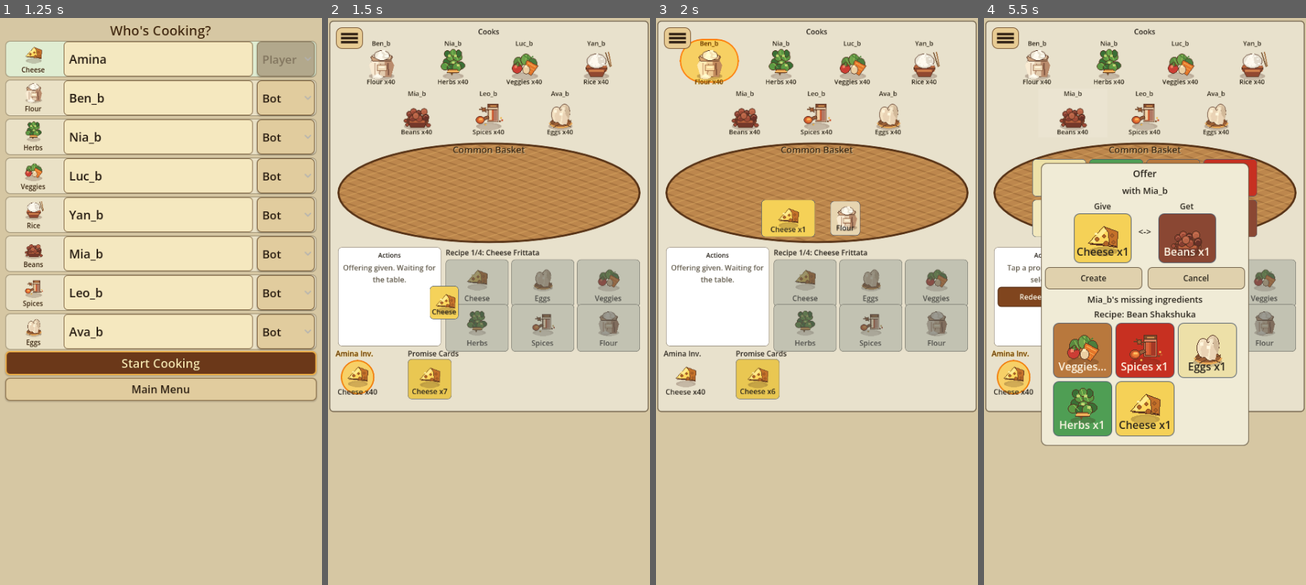
Above: before the commit, frames 1-4 (left to right).
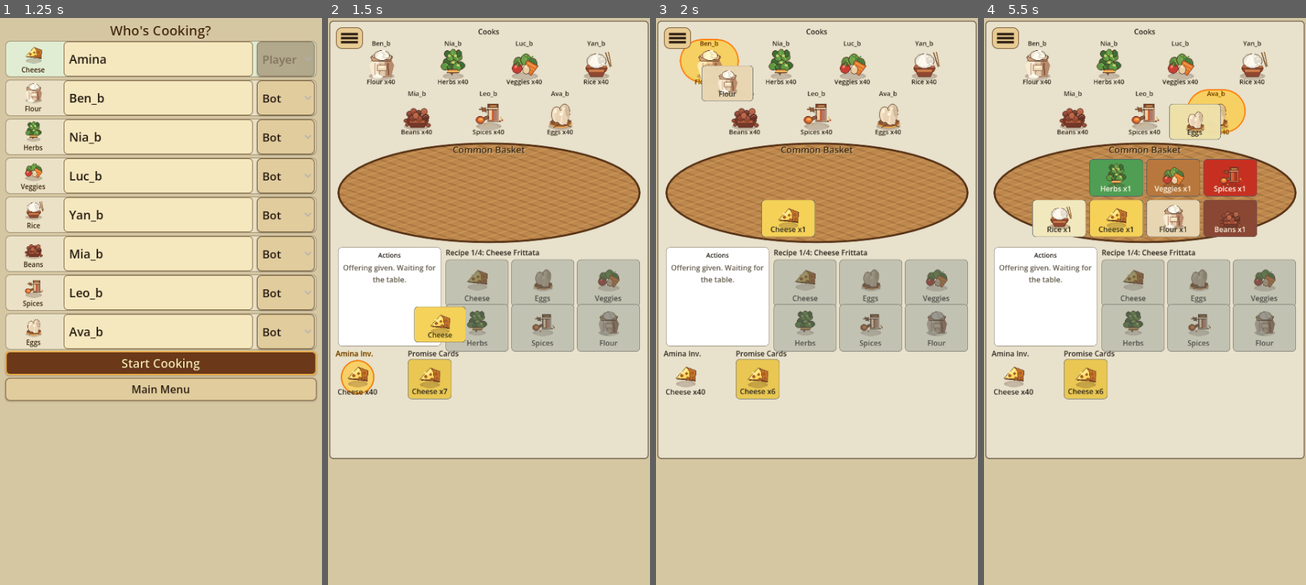
Above: after the commit, the same moments.

Repository: grassrootseconomics/recipes
Game: Godot game, scene res://scenes/main.tscn
The game is run twice, just before and just after one commit, with the same random seed, the same clock (stepped at 60 frames per second) and the same inputs.
Inputs:
- Up to frame 1 (1.25 s): click "Offline" at 0.5 s
- Up to frame 2 (1.5 s): click "Start Cooking" at 1.25 s
- Up to frame 3 (2 s): no input
- Up to frame 4 (5.5 s): click "Ben_b" at 2 s; click "Nia_b" at 2.75 s; click "Luc_b" at 3.5 s; click "Yan_b" at 4.25 s; click "Mia_b" at 5 s

Frame 1 is identical in both runs. In frame 2, 9.7% of the frame differs, in the area x 0-100%, y 47-78%; in frame 3, 9.9%; in frame 4, 34%, in the area x 0-100%, y 12-78%.

Commit message:
visual animation

Diff:
--- a/client/scripts/table_visual.gd
+++ b/client/scripts/table_visual.gd
@@ -18,6 +18,7 @@
 # [5] [1] [2] [6]
 const BASKET_CENTER_OUT_SLOTS := [5, 6, 1, 2, 4, 7, 3, 0]
 const TABLE_CONTENT_WIDTH := 680
+const TABLE_CONTENT_HEIGHT := 960
 const BASKET_BACKDROP_SIZE := Vector2(668, 230)
 const BASKET_SLOT_SIZE := Vector2(118, 82)
 const BASKET_GRID_GAP := 7
@@ -26,22 +27,22 @@
 const RECIPE_GRID_GAP := 6
 const RECIPE_GRID_SIZE := Vector2(RECIPE_SLOT_SIZE.x * 3.0 + RECIPE_GRID_GAP * 2.0, RECIPE_SLOT_SIZE.y * 2.0 + RECIPE_GRID_GAP)
 const COOK_TILE_SIZE := Vector2(152, 108)
-const CARD_TILE_FADE_IN_SECONDS := 0.06
-const CARD_TILE_MOVE_SECONDS := 0.22
-const CARD_TILE_PULSE_SECONDS := 0.10
+const CARD_TILE_FADE_IN_SECONDS := 0.03
+const CARD_TILE_MOVE_SECONDS := 0.42
+const CARD_TILE_PULSE_SECONDS := 0.12
 const CARD_TILE_FADE_OUT_SECONDS := 0.08
 const CARD_TILE_LANDING_SECONDS := CARD_TILE_FADE_IN_SECONDS + CARD_TILE_MOVE_SECONDS + CARD_TILE_PULSE_SECONDS
 const CARD_TILE_VISIBLE_START_LANDING_SECONDS := CARD_TILE_MOVE_SECONDS + CARD_TILE_PULSE_SECONDS
-const TEXTURE_FADE_IN_SECONDS := 0.06
-const TEXTURE_MOVE_SECONDS := 0.20
-const TEXTURE_PULSE_SECONDS := 0.10
+const TEXTURE_FADE_IN_SECONDS := 0.03
+const TEXTURE_MOVE_SECONDS := 0.38
+const TEXTURE_PULSE_SECONDS := 0.12
 const TEXTURE_FADE_OUT_SECONDS := 0.08
 const TEXTURE_LANDING_SECONDS := TEXTURE_FADE_IN_SECONDS + TEXTURE_MOVE_SECONDS + TEXTURE_PULSE_SECONDS
-const SWAP_RETURN_DELAY_SECONDS := 0.56
+const SWAP_RETURN_DELAY_SECONDS := CARD_TILE_LANDING_SECONDS + 0.10
 const SWAP_MID_SNAPSHOT_SECONDS := CARD_TILE_LANDING_SECONDS
 const SWAP_TAKE_START_SECONDS := SWAP_RETURN_DELAY_SECONDS + CARD_TILE_FADE_IN_SECONDS
 const SWAP_FINISH_SECONDS := SWAP_TAKE_START_SECONDS + CARD_TILE_VISIBLE_START_LANDING_SECONDS
-const REDEEM_INGREDIENT_DELAY_SECONDS := 0.62
+const REDEEM_INGREDIENT_DELAY_SECONDS := CARD_TILE_LANDING_SECONDS + 0.10
 const REDEEM_FINISH_SECONDS := REDEEM_INGREDIENT_DELAY_SECONDS + TEXTURE_LANDING_SECONDS
 
 
@@ -372,7 +373,7 @@
 	_animation_actor_participant_id = ""
 	_apply_animation_event_snapshot(event)
 	if _animation_queue.is_empty():
-		_apply_pending_visual_snapshot()
+		_apply_pending_visual_snapshot(false)
 	return str(event.get("type", ""))
 
 
@@ -433,10 +434,7 @@
 
 
 func preferred_visual_size() -> Vector2:
-	var preferred_height := 620.0
-	if is_instance_valid(_root):
-		preferred_height = maxf(preferred_height, _root.get_combined_minimum_size().y + 24.0)
-	return Vector2(TABLE_CONTENT_WIDTH + 20.0, preferred_height)
+	return Vector2(TABLE_CONTENT_WIDTH + 20.0, TABLE_CONTENT_HEIGHT)
 
 
 func debug_deposit_animation_anchors() -> Array:
@@ -497,7 +495,7 @@
 func _build() -> void:
 	add_theme_stylebox_override("panel", _panel_style(TABLE_BG, PANEL_BORDER, 2, 8))
 	size_flags_horizontal = Control.SIZE_SHRINK_CENTER
-	custom_minimum_size = Vector2(TABLE_CONTENT_WIDTH + 20, 620)
+	custom_minimum_size = Vector2(TABLE_CONTENT_WIDTH + 20, TABLE_CONTENT_HEIGHT)
 
 	var margin := MarginContainer.new()
 	margin.custom_minimum_size = Vector2(TABLE_CONTENT_WIDTH, 0)
@@ -629,7 +627,8 @@
 	hand_panel.add_child(_scroll_wrap(_hand_row, 104))
 
 	_offer_popup = PopupPanel.new()
-	_configure_persistent_popup(_offer_popup)
+	_offer_popup.name = "OfferPopup"
+	_configure_transient_popup(_offer_popup)
 	_offer_popup.add_theme_stylebox_override("panel", _offer_popup_panel_style())
 	_offer_popup_scroller = ScrollContainer.new()
 	_offer_popup_scroller.name = "OfferPopupScroller"
@@ -754,6 +753,12 @@
 	if not is_instance_valid(window):
 		return
 	window.set("popup_window", false)
+
+
+func _configure_transient_popup(window: Window) -> void:
+	if not is_instance_valid(window):
+		return
+	window.set("popup_window", true)
 
 
 func _render_participants() -> void:
@@ -821,10 +826,14 @@
 	_clear(_basket_grid)
 	var count := 0
 	var voucher_groups_by_ingredient := _voucher_groups_by_ingredient(_snapshot.get("platter", []))
+	var ingredient_by_slot := _basket_ingredient_by_visual_slot()
 	var visual_order := _basket_ingredients_by_visual_slot()
 	debug_stats["basketVisualOrder"] = visual_order.duplicate()
-	for visual_slot_index in range(visual_order.size()):
-		var ingredient_id := str(visual_order[visual_slot_index])
+	for visual_slot_index in range(BASKET_CENTER_OUT_SLOTS.size()):
+		var ingredient_id := str(ingredient_by_slot.get(visual_slot_index, ""))
+		if ingredient_id == "":
+			_basket_grid.add_child(_basket_empty_slot(visual_slot_index))
+			continue
 		var group: Dictionary = voucher_groups_by_ingredient.get(ingredient_id, {})
 		if not group.is_empty():
 			count += 1
@@ -849,6 +858,18 @@
 	debug_stats["platterGroupCount"] = count
 
 
+func _basket_empty_slot(visual_slot_index: int) -> Control:
+	var slot := CenterContainer.new()
+	slot.name = "BasketSlot_empty_%s" % visual_slot_index
+	slot.set_meta("basket_slot_index", visual_slot_index)
+	slot.custom_minimum_size = BASKET_SLOT_SIZE
+	slot.size_flags_horizontal = Control.SIZE_SHRINK_CENTER
+	slot.size_flags_vertical = Control.SIZE_SHRINK_CENTER
+	slot.mouse_filter = Control.MOUSE_FILTER_IGNORE
+	slot.clip_contents = true
+	return slot
+
+
 func _basket_ingredient_slot(ingredient_id: String, group: Dictionary, visual_slot_index: int) -> Control:
 	var slot := CenterContainer.new()
 	slot.name = "BasketSlot_%s" % ingredient_id
@@ -889,19 +910,22 @@
 
 
 func _basket_ingredients_by_visual_slot() -> Array[String]:
-	_ensure_basket_slot_mapping()
-	var ingredient_order := _basket_ingredient_order()
-	var by_slot := {}
-	for raw_ingredient_id in ingredient_order:
-		var ingredient_id := str(raw_ingredient_id)
-		if _basket_slot_by_ingredient.has(ingredient_id):
-			by_slot[int(_basket_slot_by_ingredient.get(ingredient_id))] = ingredient_id
-
+	var by_slot := _basket_ingredient_by_visual_slot()
 	var visual_order: Array[String] = []
 	for slot_index in range(BASKET_CENTER_OUT_SLOTS.size()):
 		if by_slot.has(slot_index):
 			visual_order.append(str(by_slot[slot_index]))
 	return visual_order
+
+
+func _basket_ingredient_by_visual_slot() -> Dictionary:
+	_ensure_basket_slot_mapping()
+	var by_slot := {}
+	for raw_ingredient_id in _basket_ingredient_order():
+		var ingredient_id := str(raw_ingredient_id)
+		if ingredient_id != "" and _basket_slot_by_ingredient.has(ingredient_id):
+			by_slot[int(_basket_slot_by_ingredient.get(ingredient_id))] = ingredient_id
+	return by_slot
 
 
 func _ensure_basket_slot_mapping() -> void:
@@ -1536,7 +1560,7 @@
 	_prepare_offer_popup_content(276)
 	var target := _participant_by_id(participant_id)
 	if target.is_empty() or not _participant_can_receive_offer(target):
-		_offer_popup_list.add_child(_offer_popup_title("Offer"))
+		_offer_popup_list.add_child(_offer_popup_header("Offer"))
 		var unavailable := _offer_popup_text("That player cannot receive an offer right now.")
 		_offer_popup_list.add_child(unavailable)
 		_popup_centered_tight(228, 120)
@@ -1567,7 +1591,7 @@
 	_clear(_offer_popup_list)
 	_offer_popup_list.custom_minimum_size = Vector2(212, 0)
 	_offer_popup_list.add_theme_constant_override("separation", 3)
-	var title := _offer_popup_title("Swap")
+	var title := _offer_popup_header("Swap")
 	_offer_popup_list.add_child(title)
 	var give_label := _asset_label_from_key(_selected_inventory_asset_key)
 	var take_label := _asset_label_from_key(_selected_platter_asset_key)
@@ -1622,7 +1646,7 @@
 	box.name = "OfferPanel"
 	box.add_theme_constant_override("separation", 6)
 	box.size_flags_horizontal = Control.SIZE_EXPAND_FILL
-	box.add_child(_offer_popup_title(title_text))
+	box.add_child(_offer_popup_header(title_text))
 	if detail_text != "":
 		box.add_child(_offer_popup_text(detail_text))
 	box.add_child(_offer_card_pair(give_ingredient_id, give_qty, get_ingredient_id, get_qty))
@@ -1734,22 +1758,31 @@
 			))
 			action_row = row
 		elif from_id == _viewer_id():
-			action_row = _offer_popup_button("Cancel", func(o := offer) -> void:
+			action_row = _offer_popup_button("Cancel Offer", func(o := offer) -> void:
 				intent_requested.emit({"type": "cancel_offer", "offerId": o.get("id", "")})
 				_offer_popup.hide()
 			)
+		var give_ingredient_id := _offer_first_offered_ingredient_id(offer)
+		var give_quantity := _offer_offered_quantity(offer)
+		var get_ingredient_id := _offer_requested_ingredient_id(offer)
+		var get_quantity := _offer_requested_quantity(offer)
+		if to_id == _viewer_id():
+			give_ingredient_id = _offer_requested_ingredient_id(offer)
+			give_quantity = _offer_requested_quantity(offer)
+			get_ingredient_id = _offer_first_offered_ingredient_id(offer)
+			get_quantity = _offer_offered_quantity(offer)
 		_offer_popup_list.add_child(_offer_popup_component(
 			"Offers with %s" % _participant_name(participant_id),
 			participant_id,
-			_offer_first_offered_ingredient_id(offer),
-			_offer_offered_quantity(offer),
-			_offer_requested_ingredient_id(offer),
-			_offer_requested_quantity(offer),
+			give_ingredient_id,
+			give_quantity,
+			get_ingredient_id,
+			get_quantity,
 			_offer_sentence(offer),
 			action_row
 		))
 	if not added:
-		var title := _offer_popup_title("Offers with %s" % _participant_name(participant_id))
+		var title := _offer_popup_header("Offers with %s" % _participant_name(participant_id))
 		_offer_popup_list.add_child(title)
 		var none_label := _offer_popup_text("No visible offers.")
 		_offer_popup_list.add_child(none_label)
@@ -3011,9 +3044,18 @@
 	_animation_actor_participant_id = ""
 	_apply_animation_event_snapshot(finished_event)
 	if _animation_queue.is_empty():
-		_apply_pending_visual_snapshot()
+		_apply_pending_visual_snapshot_after_layout()
 	else:
 		_play_next_animation()
+
+
+func _apply_pending_visual_snapshot_after_layout() -> void:
+	if not is_inside_tree():
+		return
+	await get_tree().process_frame
+	if not is_inside_tree():
+		return
+	_apply_pending_visual_snapshot()
 
 
 func _apply_animation_event_snapshot(event: Dictionary) -> void:
@@ -3040,7 +3082,7 @@
 	_has_pending_visual_snapshot = true
 
 
-func _apply_pending_visual_snapshot() -> void:
+func _apply_pending_visual_snapshot(defer_remaining := true) -> void:
 	if _pending_visual_snapshots.is_empty() and not _has_pending_visual_snapshot:
 		return
 	var snapshot: Dictionary
@@ -3058,7 +3100,10 @@
 		var remaining: Dictionary = raw_remaining
 		_queue_pending_visual_snapshot(remaining)
 	if not _animation_running and _animation_queue.is_empty() and not _pending_visual_snapshots.is_empty():
-		_apply_pending_visual_snapshot()
+		if defer_remaining:
+			_apply_pending_visual_snapshot_after_layout()
+		else:
+			_apply_pending_visual_snapshot(false)
 
 
 func _animation_actor_id(event: Dictionary) -> String:
@@ -3529,7 +3574,7 @@
 		if str(group.get("dishName", "")) == dish_name:
 			food_rank = index
 			break
-	return _basket_grid_index_center(_basket_ingredients_by_visual_slot().size() + food_rank)
+	return _basket_grid_index_center(BASKET_CENTER_OUT_SLOTS.size() + food_rank)
 
 
 func _basket_grid_index_center(index: int) -> Vector2:
@@ -3671,7 +3716,7 @@
 	return valid
 
 
-func _animate_event_asset_tile_path(event: Dictionary, prefix: String, global_points: Array[Vector2], delay := 0.0, start_visible := false) -> void:
+func _animate_event_asset_tile_path(event: Dictionary, prefix: String, global_points: Array[Vector2], delay := 0.0, start_visible := true) -> void:
 	var kind := str(event.get("%sKind" % prefix, ""))
 	if kind == "voucher":
 		_animate_voucher_card_path(str(event.get("%sIngredientId" % prefix, "")), global_points, delay, start_visible)
@@ -3685,21 +3730,23 @@
 		)
 
 
-func _animate_voucher_card_path(ingredient_id: String, global_points: Array[Vector2], delay := 0.0, start_visible := false) -> void:
+func _animate_voucher_card_path(ingredient_id: String, global_points: Array[Vector2], delay := 0.0, start_visible := true) -> void:
 	var meta := VisualAssets.ingredient_meta(ingredient_id)
 	_animate_visual_tile_path(meta, _ingredient_display(ingredient_id), global_points, delay, start_visible)
 
 
-func _animate_dish_part_card_path(dish_name: String, unit: String, global_points: Array[Vector2], delay := 0.0, start_visible := false) -> void:
+func _animate_dish_part_card_path(dish_name: String, unit: String, global_points: Array[Vector2], delay := 0.0, start_visible := true) -> void:
 	var meta := VisualAssets.dish_meta(dish_name, unit)
 	_animate_visual_tile_path(meta, VisualAssets.short_dish_name(dish_name), global_points, delay, start_visible)
 
 
-func _animate_visual_tile_path(meta: Dictionary, label: String, global_points: Array[Vector2], delay := 0.0, start_visible := false) -> void:
+func _animate_visual_tile_path(meta: Dictionary, label: String, global_points: Array[Vector2], delay := 0.0, start_visible := true) -> void:
 	if global_points.size() < 2 or not is_instance_valid(_animation_layer):
 		return
-	var tile_size := Vector2(66, 76)
+	var tile_size := BASKET_SLOT_SIZE
 	var tile := Button.new()
+	tile.name = "AnimatedCard_%s" % label.replace(" ", "_")
+	debug_stats["lastAnimatedCardSize"] = tile_size
 	tile.text = ""
 	tile.mouse_filter = Control.MOUSE_FILTER_IGNORE
 	tile.focus_mode = Control.FOCUS_NONE
@@ -5059,6 +5106,45 @@
 	return label
 
 
+func _offer_popup_header(text: String) -> Control:
+	var row := HBoxContainer.new()
+	row.name = "OfferPopupHeader"
+	row.add_theme_constant_override("separation", 4)
+	row.size_flags_horizontal = Control.SIZE_EXPAND_FILL
+	var spacer := Control.new()
+	spacer.custom_minimum_size = Vector2(24, 24)
+	row.add_child(spacer)
+	var title := _offer_popup_title(text)
+	title.size_flags_horizontal = Control.SIZE_EXPAND_FILL
+	row.add_child(title)
+	row.add_child(_offer_popup_close_button())
+	return row
+
+
+func _offer_popup_close_button() -> Button:
+	var button := Button.new()
+	button.name = "OfferPopupClose"
+	button.text = "X"
+	button.custom_minimum_size = Vector2(24, 24)
+	button.focus_mode = Control.FOCUS_NONE
+	button.alignment = HORIZONTAL_ALIGNMENT_CENTER
+	button.pressed.connect(func() -> void:
+		if is_instance_valid(_offer_popup):
+			_offer_popup.hide()
+	)
+	var normal := _panel_style(Color(0.88, 0.82, 0.68), PANEL_BORDER, 1, 5)
+	var hover := _panel_style(Color(0.94, 0.89, 0.76), PANEL_BORDER.darkened(0.08), 1, 5)
+	var pressed := _panel_style(Color(0.78, 0.70, 0.56), PANEL_BORDER.darkened(0.16), 1, 5)
+	button.add_theme_stylebox_override("normal", normal)
+	button.add_theme_stylebox_override("hover", hover)
+	button.add_theme_stylebox_override("pressed", pressed)
+	button.add_theme_color_override("font_color", TEXT_DARK)
+	button.add_theme_color_override("font_hover_color", TEXT_DARK)
+	button.add_theme_color_override("font_pressed_color", TEXT_DARK)
+	button.add_theme_font_size_override("font_size", 12)
+	return button
+
+
 func _offer_popup_text(text: String) -> Label:
 	var label := _label(text)
 	label.autowrap_mode = TextServer.AUTOWRAP_OFF
--- a/client/scripts/table_visual_smoke.gd
+++ b/client/scripts/table_visual_smoke.gd
@@ -30,7 +30,12 @@
 	var snapshot := _snapshot_fixture()
 	visual.debug_apply_snapshot(snapshot)
 	await process_frame
-	_require(_all_popup_panels_are_persistent(visual), "visual table popup panels do not auto-dismiss on focus loss")
+	visual.debug_play_animation_event({"type": "deposit", "ingredientId": "rice", "participantId": "p2"})
+	await process_frame
+	_require(visual.debug_stats.get("lastAnimatedCardSize", Vector2.ZERO) == Vector2(118, 82), "animated promise cards use the same size as basket cards")
+	visual.debug_flush_animations()
+	await process_frame
+	_require(_popup_panels_have_expected_dismissal(visual), "visual table popups use expected dismissal behavior")
 	_require(visual.get_combined_minimum_size().x <= 720.0, "visual table minimum width fits a 720px portrait window with app margins")
 	visual.debug_apply_snapshot(_eight_seat_snapshot())
 	visual.size = Vector2(720, 1100)
@@ -269,18 +274,23 @@
 	_require(visual.find_child("OfferRecipeContext_p4", true, false) != null, "create-offer popup shows target recipe context")
 	_require(visual.find_child("OfferMissing_beans", true, false) != null, "create-offer popup shows target missing ingredients")
 	_require(visual.find_child("OfferMissing_vegetables", true, false) == null, "create-offer popup omits cards the target already has")
+	_require(visual.find_child("OfferPopupClose", true, false) != null, "offer popup has a top-right close button")
 	_assert_offer_actions_below_cards(visual)
 
 	var incoming_offer_popup := _snapshot_fixture()
 	visual.debug_apply_snapshot(incoming_offer_popup)
 	visual.debug_press_participant("p2")
 	_require(int(visual.debug_stats.get("offerPopupHeight", 0)) > 0 and int(visual.debug_stats.get("offerPopupHeight", 0)) <= 430, "accept/refuse offer popup stays compact with recipe context")
-	_require(visual.find_child("OfferGiveCard_beans", true, false) != null, "incoming-offer popup shows the offered card")
-	_require(visual.find_child("OfferGetCard_rice", true, false) != null, "incoming-offer popup shows the requested card")
+	_require(visual.find_child("OfferGiveCard_rice", true, false) != null, "incoming-offer popup shows what the viewer gives")
+	_require(visual.find_child("OfferGetCard_beans", true, false) != null, "incoming-offer popup shows what the viewer gets")
 	_require(visual.find_child("OfferRecipeContext_p2", true, false) != null, "incoming-offer popup shows other player's recipe context")
 	_require(visual.find_child("OfferMissing_cheese", true, false) != null, "incoming-offer popup shows other player's missing ingredients")
 	_require(visual.find_child("OfferMissing_beans", true, false) == null, "incoming-offer popup omits cards the sender already has")
 	_assert_offer_actions_below_cards(visual)
+
+	visual.debug_apply_snapshot(_snapshot_fixture())
+	visual.debug_press_participant("p3")
+	_require(_has_text_containing(visual, "Cancel Offer"), "outgoing-offer popup uses explicit Cancel Offer button text")
 
 	_intents.clear()
 	var food_swap := _snapshot_fixture()
@@ -672,6 +682,18 @@
 	_require(_statuses.is_empty(), "redeem animation playback does not emit transient status text")
 	_require(not _has_label_containing(visual, "Redeeming"), "redeem animation playback does not create a transient caption panel")
 	visual.debug_flush_animations()
+
+
+func _has_text_containing(node: Node, needle: String) -> bool:
+	for raw_child in node.find_children("*", "Button", true, false):
+		var button := raw_child as Button
+		if button != null and button.text.find(needle) >= 0:
+			return true
+	for raw_child in node.find_children("*", "Label", true, false):
+		var label := raw_child as Label
+		if label != null and label.text.find(needle) >= 0:
+			return true
+	return false
 
 
 func _has_label_containing(node: Node, needle: String) -> bool:
@@ -1558,11 +1580,15 @@
 		or name.begins_with("RecipeSlot_")
 
 
-func _all_popup_panels_are_persistent(node: Node) -> bool:
-	if node is PopupPanel and bool(node.get("popup_window")):
-		return false
+func _popup_panels_have_expected_dismissal(node: Node) -> bool:
+	if node is PopupPanel:
+		var is_offer_popup := node.name == "OfferPopup"
+		if is_offer_popup and not bool(node.get("popup_window")):
+			return false
+		if not is_offer_popup and bool(node.get("popup_window")):
+			return false
 	for child in node.get_children():
-		if not _all_popup_panels_are_persistent(child):
+		if not _popup_panels_have_expected_dismissal(child):
 			return false
 	return true
 
